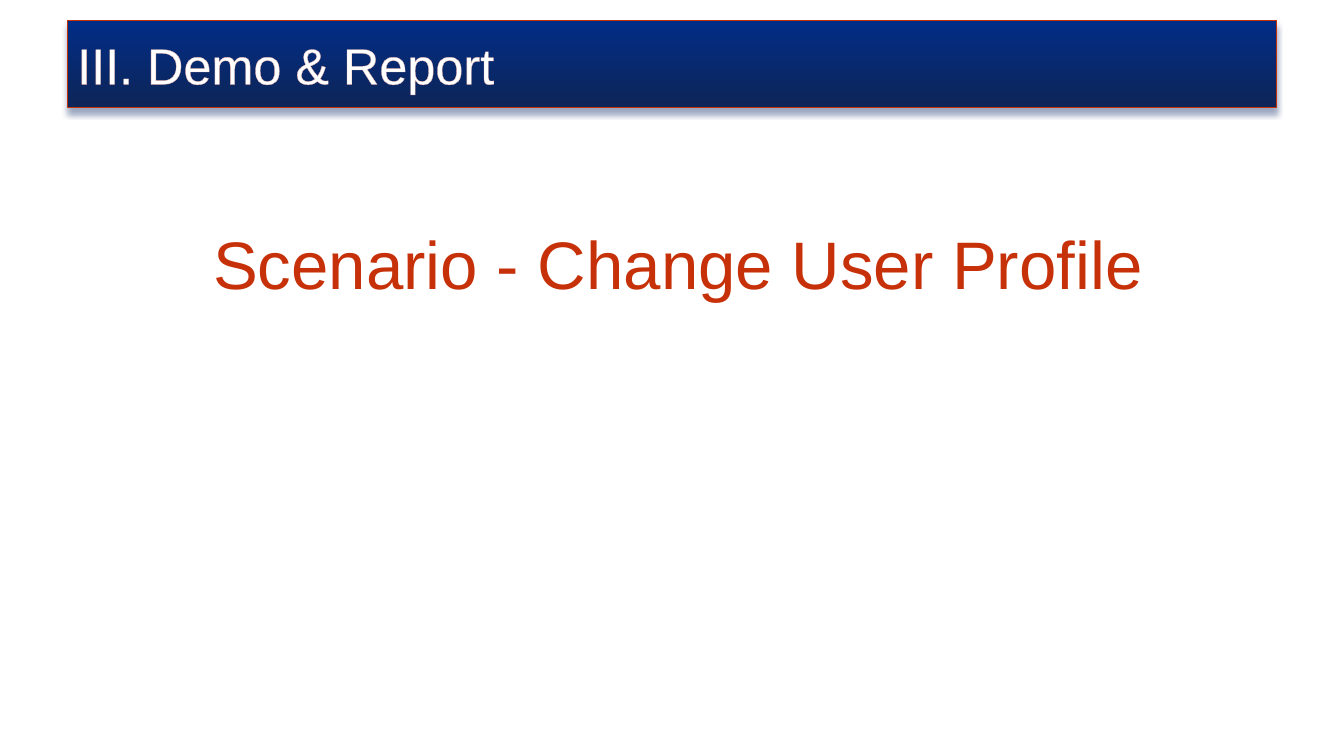
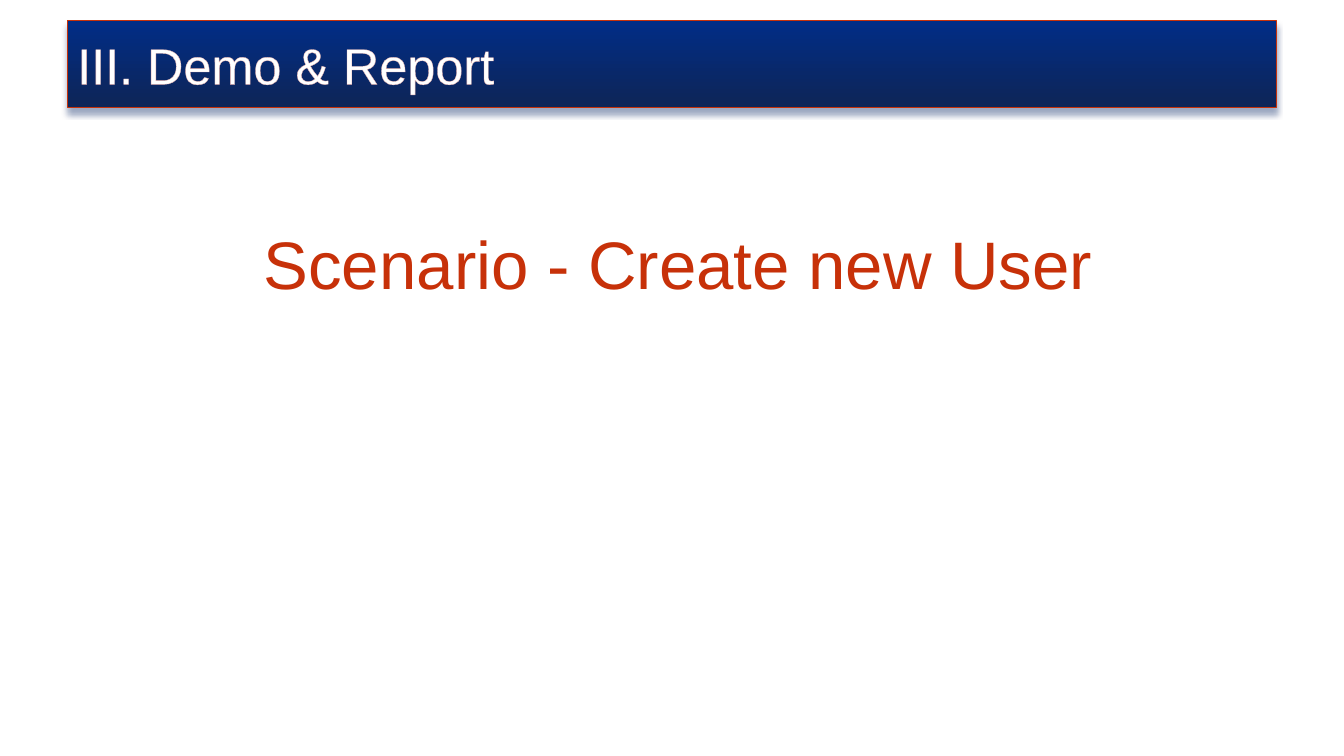
Before and after one commit to truyenkv/sharing, a slide deck: slide 22 of Sharing.pptx (slide 8 before the commit). Drawn at 1344x756 pixels with LibreOffice and Linux fonts; fonts in the diff are those of the drawing; background and template pictures are left out. Boxes give left, top, right and bottom in pixels: in the first picture for what was removed or moved away, otherwise in the second. Text is boxed around its words. In the diff, an @@ line names an element or a change of style, - is before the commit and + after.

```diff
--- a/Sharing.pptx
+++ b/Sharing.pptx
@@ text at (x1=264, y1=240, x2=1092, y2=290): text changed @@
-Scenario - Change User Profile
+Scenario - Create new User
```
Also in this commit, not shown: 4 other slides changed, 15 slides added, 1 slide removed.
